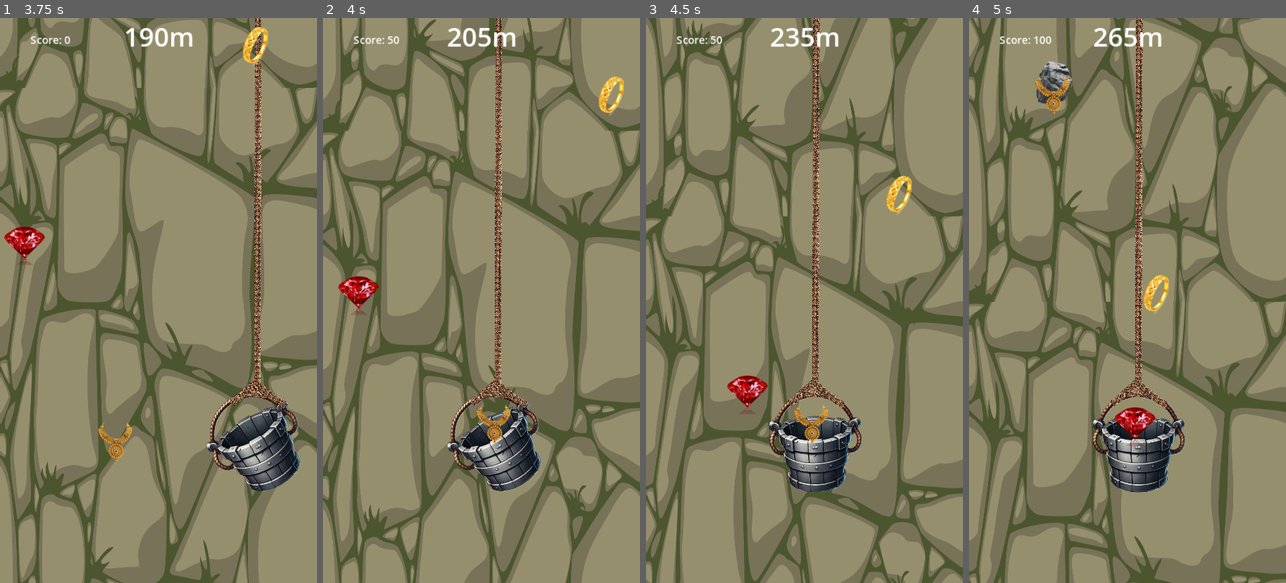
Above: before the commit, frames 1-4 (left to right).
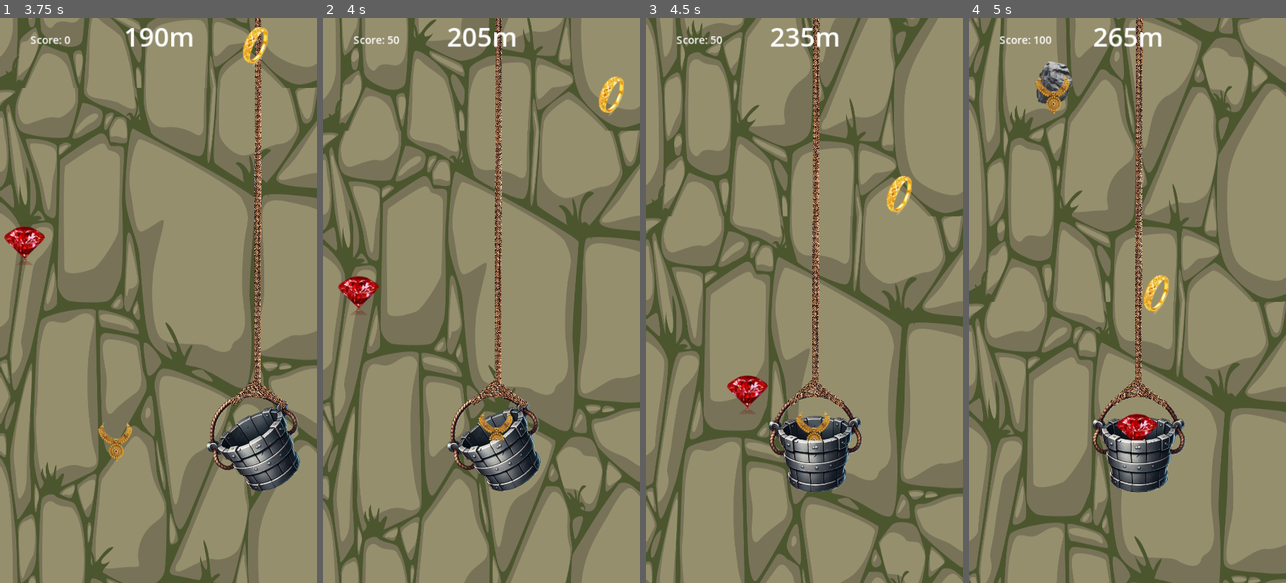
Above: after the commit, the same moments.

Repository: RehmahMuneeb/WWC
Game: Godot game, scene res://scenes/main.tscn
Same seed, same stepped clock (60 frames per second), same inputs: the game is played once before the commit and once after it.
Inputs (mouse positions are in pixels of both pictures, inside the frame that each line leads up to):
- Up to frame 1 (3.75 s): click "Play" at 0.5 s; move the mouse to (228, 272) at 1.27 s; click (228, 272) at 1.42 s; drag from (95, 328) to (171, 470) at 2.02 s; move the mouse to (190, 176) at 2.77 s; click (190, 176) at 2.92 s; drag from (142, 413) to (63, 215) at 3.52 s
- Up to frame 2 (4 s): no input
- Up to frame 3 (4.5 s): move the mouse to (899, 385) at 4.27 s; click (899, 385) at 4.42 s
- Up to frame 4 (5 s): no input

Frame 1 is identical in both runs. In frame 2, 0.3% of the frame differs, in the area x 48-60%, y 68-76%; in frame 3, 0.3%; in frame 4, 0.6%, in the area x 46-60%, y 68-76%.

Commit message:
fix jewel position

Diff:
--- a/scenes/bucket.tscn
+++ b/scenes/bucket.tscn
@@ -20,4 +20,4 @@
 texture_mode = 1
 
 [node name="JewelContainer" type="Node2D" parent="."]
-position = Vector2(243, 669)
+position = Vector2(246, 687)
--- /dev/null
+++ b/scenes/jewel_shader.gdshader
@@ -0,0 +1,11 @@
+shader_type canvas_item;
+
+void fragment() {
+    // Clip the bottom 30% of the texture
+    if (UV.y > 0.7) {  // 0.7 means 70% from the top (30% from the bottom)
+        discard;  // Discard fragments in the bottom 30%
+    }
+
+    // Output the color
+    COLOR = texture(TEXTURE, UV);
+}
--- /dev/null
+++ b/scenes/jewel_shader_material.tres
@@ -0,0 +1,6 @@
+[gd_resource type="ShaderMaterial" load_steps=2 format=3 uid="uid://dnywl3hi660mv"]
+
+[ext_resource type="Shader" path="res://scenes/jewel_shader.gdshader" id="1_xnnfd"]
+
+[resource]
+shader = ExtResource("1_xnnfd")
--- a/scripts/bucket.gd
+++ b/scripts/bucket.gd
@@ -8,6 +8,9 @@
 const MAX_ROTATION = 30.0  # Maximum rotation angle
 
 @onready var jewel_container = $JewelContainer
+
+# Load the shader material
+var jewel_shader_material = preload("res://scenes/jewel_shader_material.tres")
 
 func _ready() -> void:
 	$Area2D.body_entered.connect(_on_body_entered)
@@ -57,11 +60,15 @@
 		var new_jewel_sprite = Sprite2D.new()
 		new_jewel_sprite.texture = jewel_texture
 
+		# Apply the shader material to the jewel sprite
+		new_jewel_sprite.material = jewel_shader_material
+
 		# Add the new Sprite2D to the JewelContainer
 		jewel_container.add_child(new_jewel_sprite)
 
-		# Position the jewel at the center of the container
-		new_jewel_sprite.position = Vector2.ZERO
+		# Position the jewel a little lower (adjust the offset as needed)
+		var offset = 5  # Adjust this value to move the jewels lower
+		new_jewel_sprite.position = Vector2(0, -jewel_texture.get_height() * 0.2 + offset)
 
 		# Remove the original jewel node from the scene
 		body.queue_free()
Binary file added: Jewels/png-clipart-circle-computer-icons-circle-monochrome-sphere-thumbnail.png
